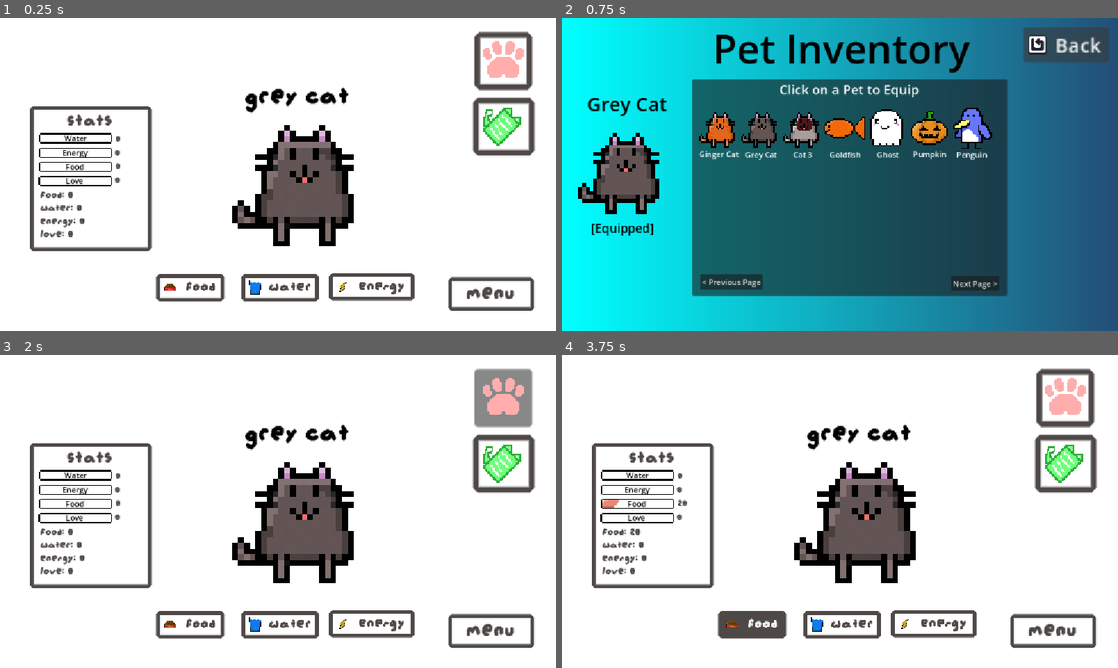
Above: before the commit, frames 1-4 (two rows, left to right).
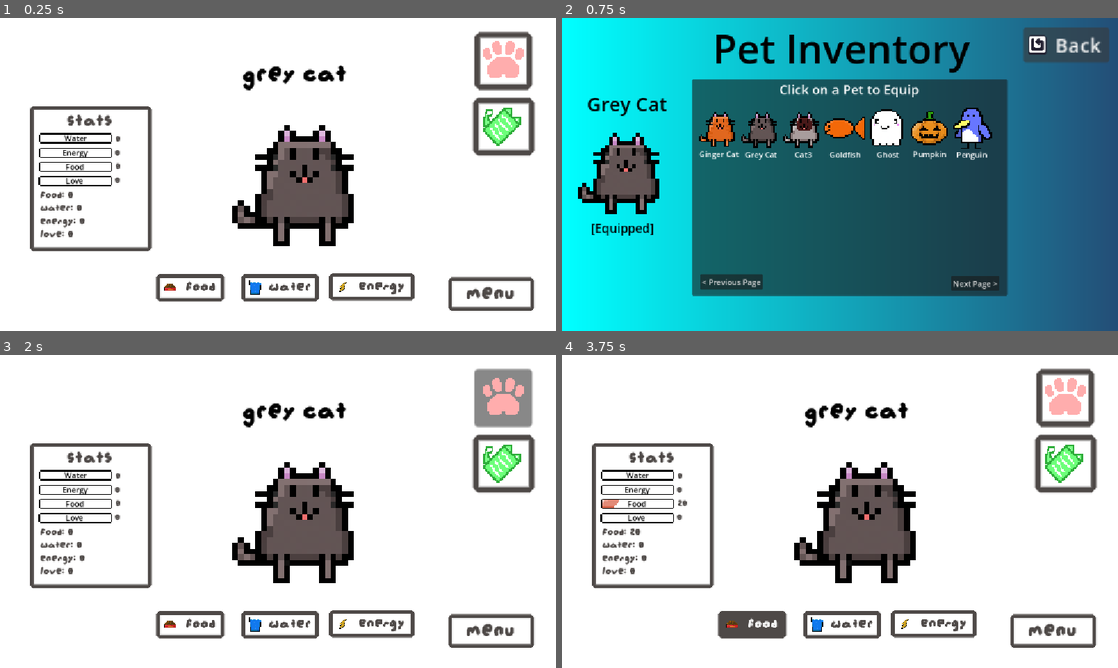
Above: after the commit, the same moments.

Repository: smallzdev/Tomagotchi-game
Game: Godot game, scene res://scenes/menus/main_game_scene.tscn
The game is run twice, just before and just after one commit, with the same random seed, the same clock (stepped at 60 frames per second) and the same inputs. This scene is started directly instead of the project's main scene.
Inputs (mouse positions are in pixels of both pictures, inside the frame that each line leads up to):
- Up to frame 1 (0.25 s): no input
- Up to frame 2 (0.75 s): click (1067, 61) at 0.5 s
- Up to frame 3 (2 s): click "Back" at 1.25 s
- Up to frame 4 (3.75 s): click (1067, 464) at 2 s; click "Back" at 2.75 s; click "food" at 3.5 s

The runs differ from the first frame. In frame 1, 1.1% of the frame differs, in the area x 43-63%, y 15-31%; in frame 2, 0.1%; in frame 3, 1.1%; in frame 4, 1.1%.

Commit message:
Pet Equipping Fully Works
Pet equipping now fully works. I mean ALL of it. You can equip pets you own (currently set to all of them right now), and it greys out the pets you don't own and doesn't let you equip them.

This works for EVERY pet in the game right now. However, I do know my code is a little messy and I have a few more features planned in the future (maybe).

Diff:
--- a/scenes/menus/main_game_buttons.gd
+++ b/scenes/menus/main_game_buttons.gd
@@ -88,6 +88,7 @@
 
 
 # Pet detecting thing.
+# hopefully gonna make this cleaner soon
 func petDetection():
 	if Global.pet == 1:
 		petSpriteNameText.text = "Ginger Cat"
@@ -99,8 +100,17 @@
 		petSprite.animation = "cat3"
 		petSpriteNameText.text = "I forget the breed cat"
 	elif Global.pet == 4:
+		petSprite.animation = "goldfish"
+		petSpriteNameText.text = "Goldfish"
+	elif Global.pet == 5:
 		petSprite.animation = "ghost"
-		petSpriteNameText.text = "Ghost"
+		petSpriteNameText.text = "ghost"
+	elif Global.pet == 6:
+		petSprite.animation = "pumpkin"
+		petSpriteNameText.text = "Pumpkin"
+	elif Global.pet == 7:
+		petSprite.animation = "penguin"
+		petSpriteNameText.text = "Penguin"
 
 # when updating, make sure to also update pet_sprite.gd
 # as it uses this same function
--- a/scenes/menus/main_game_scene.tscn
+++ b/scenes/menus/main_game_scene.tscn
@@ -19,6 +19,7 @@
 [ext_resource type="Texture2D" uid="uid://b3567lnjgiuse" path="res://Resources/InUse/TamagotchiCustomAssets/lovebar.png" id="8_ova7b"]
 [ext_resource type="Texture2D" uid="uid://bss1sxgy0cdx1" path="res://Resources/InUse/TamagotchiCustomAssets/pets/goldfish.png" id="11_06yng"]
 [ext_resource type="Texture2D" uid="uid://dfer5a36n2qsn" path="res://Resources/InUse/TamagotchiCustomAssets/pets/pumpin.png" id="13_36xus"]
+[ext_resource type="Texture2D" uid="uid://bwnu12weboyh4" path="res://Resources/InUse/TamagotchiCustomAssets/pets/penguin.png" id="15_krc6o"]
 
 [sub_resource type="CanvasTexture" id="CanvasTexture_sy1ir"]
 specular_color = Color(0.95686275, 0.95686275, 0.95686275, 1)
@@ -180,6 +181,26 @@
 atlas = ExtResource("11_06yng")
 region = Rect2(32, 0, 32, 32)
 
+[sub_resource type="AtlasTexture" id="AtlasTexture_6mka6"]
+atlas = ExtResource("15_krc6o")
+region = Rect2(0, 0, 32, 32)
+
+[sub_resource type="AtlasTexture" id="AtlasTexture_bu8kb"]
+atlas = ExtResource("15_krc6o")
+region = Rect2(32, 0, 32, 32)
+
+[sub_resource type="AtlasTexture" id="AtlasTexture_j3ad5"]
+atlas = ExtResource("15_krc6o")
+region = Rect2(0, 32, 32, 32)
+
+[sub_resource type="AtlasTexture" id="AtlasTexture_ffx4o"]
+atlas = ExtResource("15_krc6o")
+region = Rect2(32, 32, 32, 32)
+
+[sub_resource type="AtlasTexture" id="AtlasTexture_u1njg"]
+atlas = ExtResource("15_krc6o")
+region = Rect2(0, 64, 32, 32)
+
 [sub_resource type="AtlasTexture" id="AtlasTexture_j8k6w"]
 atlas = ExtResource("13_36xus")
 region = Rect2(0, 0, 32, 32)
@@ -264,6 +285,26 @@
 }],
 "loop": 1,
 "name": &"grey cat",
+"speed": 5.0
+}, {
+"frames": [{
+"duration": 1.0,
+"texture": SubResource("AtlasTexture_6mka6")
+}, {
+"duration": 1.0,
+"texture": SubResource("AtlasTexture_bu8kb")
+}, {
+"duration": 1.0,
+"texture": SubResource("AtlasTexture_j3ad5")
+}, {
+"duration": 1.0,
+"texture": SubResource("AtlasTexture_ffx4o")
+}, {
+"duration": 1.0,
+"texture": SubResource("AtlasTexture_u1njg")
+}],
+"loop": 1,
+"name": &"penguin",
 "speed": 5.0
 }, {
 "frames": [{
@@ -638,14 +679,15 @@
 
 [node name="petSpriteTitle" type="Label" parent="." unique_id=1332177370]
 unique_name_in_owner = true
-offset_left = 508.0
-offset_top = 136.0
-offset_right = 897.0
-offset_bottom = 194.0
+offset_left = 418.0
+offset_top = 90.0
+offset_right = 807.0
+offset_bottom = 148.0
 theme_override_colors/font_color = Color(0, 0, 0, 1)
 theme_override_fonts/font = ExtResource("4_ymjn7")
 theme_override_font_sizes/font_size = 60
 text = "[Pet Name]"
+horizontal_alignment = 1
 
 [node name="Area2D" type="Area2D" parent="." unique_id=1667564025]
 position = Vector2(582, 334)
--- a/scenes/menus/pet_equip.gd
+++ b/scenes/menus/pet_equip.gd
@@ -7,6 +7,7 @@
 # Called when the node enters the scene tree for the first time.
 func _ready() -> void:
 	loadEquippedPet()
+	showOwned()
 
 # The following functions detect when a pets clicked,
 # and equips them:
@@ -115,3 +116,72 @@
 		equippedPetSprite.animation = "penguin"
 	equippedPetSprite.frame = 0
 # when adding more pets, remember to update this code
+
+# The following code is really REALLY messy, ill fix it
+# shortly in a code cleaning update. For now, I'm mainly
+# focused on gettting it functionable.
+
+# The following function detects if a pet is owned.
+# If it's not, it will change the frame to the greyed
+# out one.
+@onready var petSprite1 = %PetSprite1
+@onready var petSprite1Name = %PetLabel1
+@onready var petSprite2 = %PetSprite2
+@onready var petSprite2Name = %PetLabel2
+@onready var petSprite3 = %PetSprite3
+@onready var petSprite3Name = %PetLabel3
+@onready var petSprite4 = %PetSprite4
+@onready var petSprite4Name = %PetLabel4
+@onready var petSprite5 = %PetSprite5
+@onready var petSprite5Name = %PetLabel5
+@onready var petSprite6 = %PetSprite6
+@onready var petSprite6Name = %PetLabel6
+@onready var petSprite7 = %PetSprite7
+@onready var petSprite7Name = %PetLabel7
+
+func showOwned():
+	# falses
+	if Global.pet1owned == false:
+		petSprite1.frame = 1
+		petSprite1Name.text = "????"
+	if Global.pet2owned == false:
+		petSprite2.frame = 1
+		petSprite2Name.text = "????"
+	if Global.pet3owned == false:
+		petSprite3.frame = 1
+		petSprite3Name.text = "????"
+	if Global.pet4owned == false:
+		petSprite4.frame = 1
+		petSprite4Name.text == "????"
+	if Global.pet5owned == false:
+		petSprite5.frame = 1
+		petSprite5Name.text = "????"
+	if Global.pet6owned == false:
+		petSprite6.frame = 1
+		petSprite6Name.text = "????"
+	if Global.pet7owned == false:
+		petSprite7.frame = 1
+		petSprite7Name.text = "????"
+
+	# trues
+	if Global.pet1owned == true:
+		petSprite1.frame = 0
+		petSprite1Name.text = "Ginger Cat"
+	if Global.pet2owned == true:
+		petSprite2.frame = 0
+		petSprite2Name.text = "Grey Cat"
+	if Global.pet3owned == true:
+		petSprite3.frame = 0
+		petSprite3Name.text = "Cat3"
+	if Global.pet4owned == true:
+		petSprite4.frame = 0
+		petSprite4Name.text = "Goldfish"
+	if Global.pet5owned == true:
+		petSprite5.frame = 0
+		petSprite5Name.text = "Ghost"
+	if Global.pet6owned == true:
+		petSprite6.frame = 0
+		petSprite6Name.text = "Pumpkin"
+	if Global.pet7owned == true:
+		petSprite7.frame = 0
+		petSprite7Name.text = "Penguin"
--- a/scenes/menus/pets.tscn
+++ b/scenes/menus/pets.tscn
@@ -8,8 +8,12 @@
 [ext_resource type="Texture2D" uid="uid://tlvriaji08jr" path="res://Resources/InUse/ReusedAssets/cat.png" id="3_i76b6"]
 [ext_resource type="Texture2D" uid="uid://d07p48kd873f4" path="res://Resources/InUse/ReusedAssets/greycat.png" id="4_f54ji"]
 [ext_resource type="Texture2D" uid="uid://bss1sxgy0cdx1" path="res://Resources/InUse/TamagotchiCustomAssets/pets/goldfish.png" id="4_y4cg6"]
+[ext_resource type="Texture2D" uid="uid://c880qnqb8oj84" path="res://Resources/InUse/TamagotchiCustomAssets/pets/Outlines/water.png" id="5_7pubi"]
+[ext_resource type="Texture2D" uid="uid://mnyatgeexis1" path="res://Resources/InUse/TamagotchiCustomAssets/pets/Outlines/ghost-outline.png" id="5_rkuql"]
 [ext_resource type="Texture2D" uid="uid://dfer5a36n2qsn" path="res://Resources/InUse/TamagotchiCustomAssets/pets/pumpin.png" id="6_u5fce"]
 [ext_resource type="Texture2D" uid="uid://bwnu12weboyh4" path="res://Resources/InUse/TamagotchiCustomAssets/pets/penguin.png" id="7_u5fce"]
+[ext_resource type="Texture2D" uid="uid://bcavxfx2el72s" path="res://Resources/InUse/TamagotchiCustomAssets/pets/Outlines/fish-outline.png" id="8_qtxby"]
+[ext_resource type="Texture2D" uid="uid://pf78d14ebxut" path="res://Resources/InUse/TamagotchiCustomAssets/pets/Outlines/pumpin-shadow.png" id="12_hgu4i"]
 
 [sub_resource type="Gradient" id="Gradient_i76b6"]
 colors = PackedColorArray(0, 1, 1, 1, 0.13909006, 0.3063838, 0.46577227, 1)
@@ -29,22 +33,6 @@
 atlas = ExtResource("7_u5fce")
 region = Rect2(0, 0, 32, 32)
 
-[sub_resource type="AtlasTexture" id="AtlasTexture_rkuql"]
-atlas = ExtResource("7_u5fce")
-region = Rect2(32, 0, 32, 32)
-
-[sub_resource type="AtlasTexture" id="AtlasTexture_qtxby"]
-atlas = ExtResource("7_u5fce")
-region = Rect2(0, 32, 32, 32)
-
-[sub_resource type="AtlasTexture" id="AtlasTexture_hgu4i"]
-atlas = ExtResource("7_u5fce")
-region = Rect2(32, 32, 32, 32)
-
-[sub_resource type="AtlasTexture" id="AtlasTexture_82277"]
-atlas = ExtResource("7_u5fce")
-region = Rect2(0, 64, 32, 32)
-
 [sub_resource type="AtlasTexture" id="AtlasTexture_4272l"]
 atlas = ExtResource("6_u5fce")
 region = Rect2(0, 0, 32, 32)
@@ -59,6 +47,9 @@
 "frames": [{
 "duration": 1.0,
 "texture": ExtResource("1_cwyod")
+}, {
+"duration": 1.0,
+"texture": ExtResource("5_7pubi")
 }],
 "loop": 1,
 "name": &"cat3",
@@ -67,6 +58,9 @@
 "frames": [{
 "duration": 1.0,
 "texture": SubResource("AtlasTexture_y4cg6")
+}, {
+"duration": 1.0,
+"texture": ExtResource("5_rkuql")
 }],
 "loop": 1,
 "name": &"ghost",
@@ -75,6 +69,9 @@
 "frames": [{
 "duration": 1.0,
 "texture": ExtResource("3_i76b6")
+}, {
+"duration": 1.0,
+"texture": ExtResource("5_7pubi")
 }],
 "loop": 1,
 "name": &"ginger cat",
@@ -83,6 +80,9 @@
 "frames": [{
 "duration": 1.0,
 "texture": SubResource("AtlasTexture_7pubi")
+}, {
+"duration": 1.0,
+"texture": ExtResource("8_qtxby")
 }],
 "loop": 1,
 "name": &"goldfish",
@@ -91,6 +91,9 @@
 "frames": [{
 "duration": 1.0,
 "texture": ExtResource("4_f54ji")
+}, {
+"duration": 1.0,
+"texture": ExtResource("5_7pubi")
 }],
 "loop": 1,
 "name": &"grey cat",
@@ -101,16 +104,7 @@
 "texture": SubResource("AtlasTexture_l0in3")
 }, {
 "duration": 1.0,
-"texture": SubResource("AtlasTexture_rkuql")
-}, {
-"duration": 1.0,
-"texture": SubResource("AtlasTexture_qtxby")
-}, {
-"duration": 1.0,
-"texture": SubResource("AtlasTexture_hgu4i")
-}, {
-"duration": 1.0,
-"texture": SubResource("AtlasTexture_82277")
+"texture": ExtResource("5_7pubi")
 }],
 "loop": 1,
 "name": &"penguin",
@@ -119,6 +113,9 @@
 "frames": [{
 "duration": 1.0,
 "texture": SubResource("AtlasTexture_4272l")
+}, {
+"duration": 1.0,
+"texture": ExtResource("12_hgu4i")
 }],
 "loop": 1,
 "name": &"pumpkin",
@@ -146,6 +143,7 @@
 script = ExtResource("1_y4cg6")
 
 [node name="PetLabel1" type="Label" parent="Panel/Area2D" unique_id=747393168]
+unique_name_in_owner = true
 offset_left = 11.0
 offset_top = 143.0
 offset_right = 99.0
@@ -154,8 +152,9 @@
 horizontal_alignment = 1
 
 [node name="PetSprite1" type="AnimatedSprite2D" parent="Panel/Area2D" unique_id=1871318336]
-texture_filter = 1
-position = Vector2(56, 100)
+unique_name_in_owner = true
+texture_filter = 1
+position = Vector2(56, 99)
 scale = Vector2(3.5, 3.5)
 sprite_frames = SubResource("SpriteFrames_ehm21")
 animation = &"ginger cat"
@@ -168,6 +167,7 @@
 script = ExtResource("1_y4cg6")
 
 [node name="PetLabel2" type="Label" parent="Panel/Area2D2" unique_id=1842924606]
+unique_name_in_owner = true
 offset_left = 99.0
 offset_top = 144.0
 offset_right = 186.0
@@ -176,6 +176,7 @@
 horizontal_alignment = 1
 
 [node name="PetSprite2" type="AnimatedSprite2D" parent="Panel/Area2D2" unique_id=1063083016]
+unique_name_in_owner = true
 texture_filter = 1
 position = Vector2(143, 100)
 scale = Vector2(3.5, 3.5)
@@ -215,6 +216,7 @@
 script = ExtResource("1_y4cg6")
 
 [node name="PetLabel3" type="Label" parent="Panel/Area2D3" unique_id=922007463]
+unique_name_in_owner = true
 offset_left = 185.0
 offset_top = 144.0
 offset_right = 274.0
@@ -223,6 +225,7 @@
 horizontal_alignment = 1
 
 [node name="PetSprite3" type="AnimatedSprite2D" parent="Panel/Area2D3" unique_id=335745622]
+unique_name_in_owner = true
 texture_filter = 1
 position = Vector2(230, 100)
 scale = Vector2(3.5, 3.5)
@@ -237,6 +240,7 @@
 script = ExtResource("1_y4cg6")
 
 [node name="PetLabel4" type="Label" parent="Panel/Area2D4" unique_id=1508876455]
+unique_name_in_owner = true
 offset_left = 272.0
 offset_top = 144.0
 offset_right = 361.0
@@ -245,6 +249,7 @@
 horizontal_alignment = 1
 
 [node name="PetSprite4" type="AnimatedSprite2D" parent="Panel/Area2D4" unique_id=476041715]
+unique_name_in_owner = true
 texture_filter = 1
 position = Vector2(316.99988, 100)
 scale = Vector2(3.2, 3.2)
@@ -259,6 +264,7 @@
 script = ExtResource("1_y4cg6")
 
 [node name="PetSprite5" type="AnimatedSprite2D" parent="Panel/Area2D5" unique_id=1706576864]
+unique_name_in_owner = true
 texture_filter = 1
 position = Vector2(403.99994, 100)
 scale = Vector2(3.5, 3.5)
@@ -266,6 +272,7 @@
 animation = &"ghost"
 
 [node name="PetLabel5" type="Label" parent="Panel/Area2D5" unique_id=72623577]
+unique_name_in_owner = true
 offset_left = 361.0
 offset_top = 144.0
 offset_right = 450.0
@@ -281,6 +288,7 @@
 script = ExtResource("1_y4cg6")
 
 [node name="PetLabel6" type="Label" parent="Panel/Area2D6" unique_id=107814899]
+unique_name_in_owner = true
 offset_left = 448.0
 offset_top = 143.0
 offset_right = 537.0
@@ -289,6 +297,7 @@
 horizontal_alignment = 1
 
 [node name="PetSprite6" type="AnimatedSprite2D" parent="Panel/Area2D6" unique_id=2103811036]
+unique_name_in_owner = true
 texture_filter = 1
 position = Vector2(490.99988, 100)
 scale = Vector2(3.5, 3.5)
@@ -303,6 +312,7 @@
 script = ExtResource("1_y4cg6")
 
 [node name="PetLabel7" type="Label" parent="Panel/Area2D7" unique_id=874156790]
+unique_name_in_owner = true
 offset_left = 535.0
 offset_top = 144.0
 offset_right = 623.0
@@ -311,6 +321,7 @@
 horizontal_alignment = 1
 
 [node name="PetSprite7" type="AnimatedSprite2D" parent="Panel/Area2D7" unique_id=1738622637]
+unique_name_in_owner = true
 texture_filter = 1
 position = Vector2(578.9999, 100)
 scale = Vector2(3.2, 3.2)
